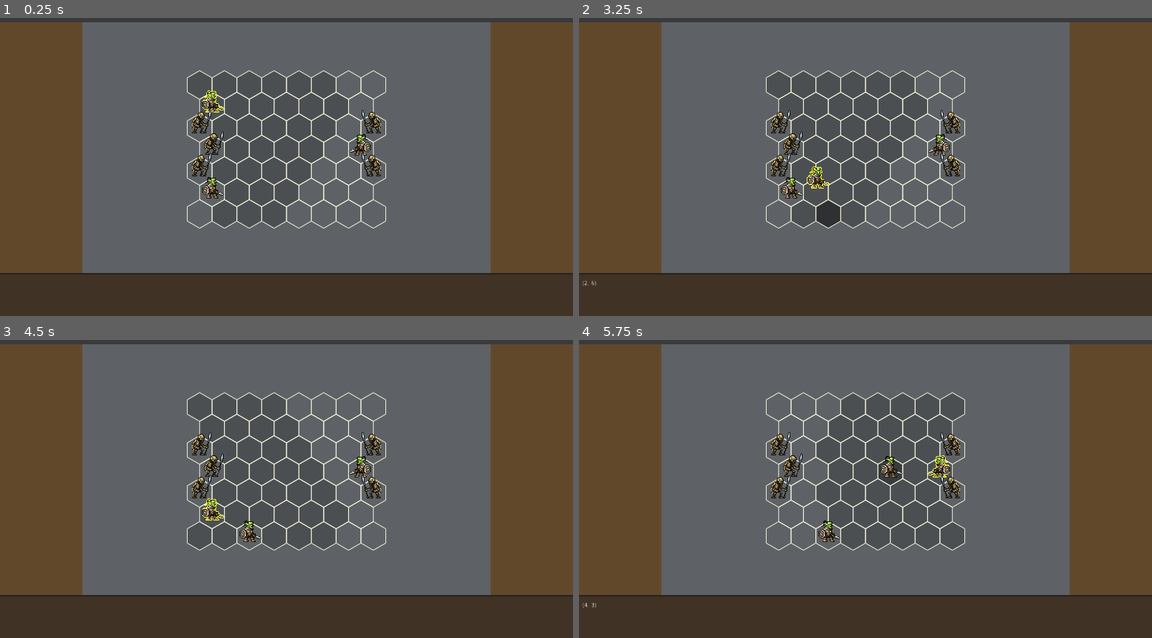
Above: before the commit, frames 1-4 (two rows, left to right).
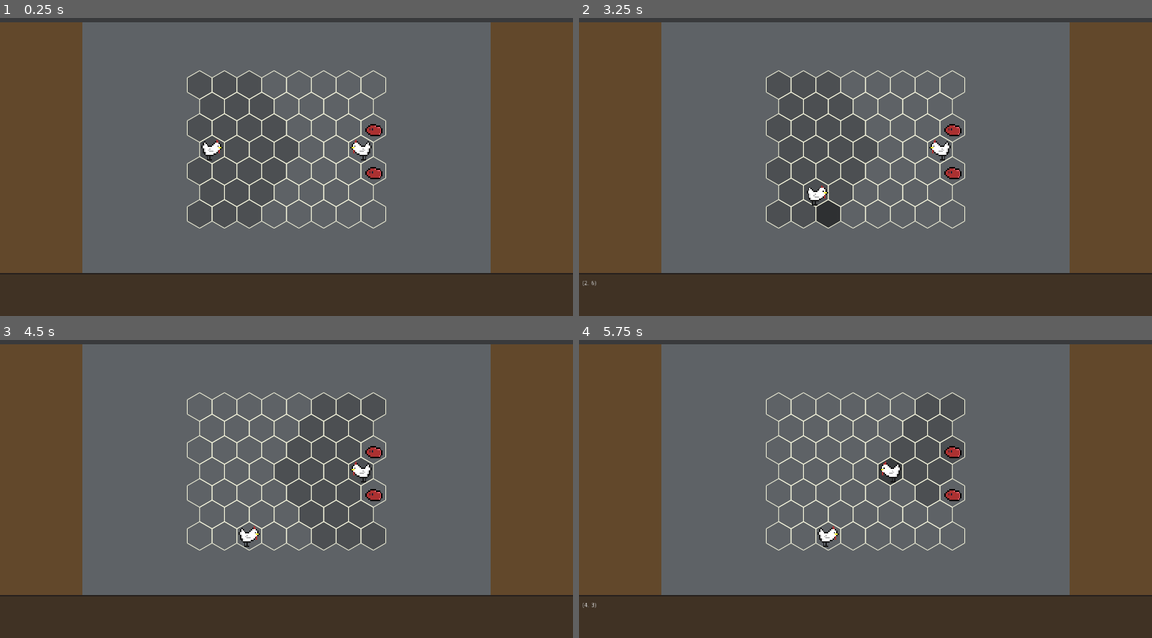
Above: after the commit, the same moments.

Repository: jerome-ceccato/HommLite
Game: Godot game, scene res://combat/CombatScene.tscn
Same seed, same stepped clock (60 frames per second), same inputs: the game is played once before the commit and once after it.
Inputs (mouse positions are in pixels of both pictures, inside the frame that each line leads up to):
- Up to frame 1 (0.25 s): no input
- Up to frame 2 (3.25 s): tap Enter at 0.5, 2 s; move the mouse to (991, 140) at 0.52 s; tap Shift every 0.75 s from 0.6 to 2.85 s; click (991, 140) at 0.67 s; tap Space at 1.25, 2.75 s; move the mouse to (750, 169) at 1.27 s; click (750, 169) at 1.42 s; move the mouse to (922, 83) at 2.02 s; click (922, 83) at 2.17 s; move the mouse to (836, 220) at 2.77 s; click (836, 220) at 2.92 s
- Up to frame 3 (4.5 s): move the mouse to (458, 524) at 3.52 s; tap Shift at 3.6, 4.35 s; click (458, 524) at 3.67 s; tap Enter at 4.25 s; move the mouse to (114, 429) at 4.27 s; click (114, 429) at 4.42 s
- Up to frame 4 (5.75 s): tap Space at 5 s; move the mouse to (894, 477) at 5.02 s; tap Shift at 5.1 s; click (894, 477) at 5.17 s

The runs differ from the first frame. In frame 1, 1.3% of the frame differs, in the area x 33-67%, y 24-61%; in frame 2, 1.4%, in the area x 33-67%, y 30-63%; in frame 3, 1.3%; in frame 4, 1.3%.

Commit message:
new units

Diff:
--- /dev/null
+++ b/hommlite/assets/combat/active_outline.shader
@@ -0,0 +1,34 @@
+shader_type canvas_item;
+render_mode unshaded;
+
+uniform bool Smooth = true;
+uniform float width : hint_range(0.0, 16) = 1.0;
+uniform vec4 outline_color : hint_color = vec4(0.0, 0.0, 0.0, 1.0);
+uniform int pixel_size : hint_range(1, 10) = 4;
+
+void fragment()
+{
+	vec2 unit = (1.0/float(pixel_size) ) / vec2(textureSize(TEXTURE, 0));
+	vec4 pixel_color = texture(TEXTURE, UV);
+	if (pixel_color.a == 0.0) {
+		pixel_color = outline_color;
+		pixel_color.a = 0.0;
+		for (float x = -ceil(width); x <= ceil(width); x++) {
+			for (float y = -ceil(width); y <= ceil(width); y++) {
+				if (texture(TEXTURE, UV + vec2(x*unit.x, y*unit.y)).a == 0.0 || (x==0.0 && y==0.0)) {
+					continue;
+				}
+				if (Smooth) {
+					pixel_color.a += outline_color.a / (pow(x,2)+pow(y,2)) * (1.0-pow(2.0, -width));
+					if (pixel_color.a > 1.0) {
+						pixel_color.a = 1.0;
+					}
+				} else {
+					pixel_color.a = outline_color.a;
+					return
+				}
+			}
+		}
+	}
+	COLOR = pixel_color;
+}
--- a/hommlite/assets/combat/aura.shader
+++ /dev/null
@@ -1,35 +0,0 @@
-shader_type canvas_item;
-render_mode blend_premul_alpha;
-
-// This shader only works properly with premultiplied alpha blend mode.
-uniform float aura_width = 2.0;
-uniform vec4 aura_color: hint_color;
-
-void fragment() {
-	vec4 col = texture(TEXTURE, UV);
-	vec2 ps = TEXTURE_PIXEL_SIZE;
-	float a;
-	float maxa = col.a;
-	float mina = col.a;
-
-	a = texture(TEXTURE, UV + vec2(0.0, -aura_width) * ps).a;
-	maxa = max(a, maxa);
-	mina = min(a, mina);
-
-	a = texture(TEXTURE, UV + vec2(0.0, aura_width) * ps).a;
-	maxa = max(a, maxa);
-	mina = min(a, mina);
-
-	a = texture(TEXTURE, UV + vec2(-aura_width, 0.0) * ps).a;
-	maxa = max(a, maxa);
-	mina = min(a, mina);
-
-	a = texture(TEXTURE, UV + vec2(aura_width, 0.0) * ps).a;
-	maxa = max(a, maxa);
-	mina = min(a, mina);
-
-	col.rgb *= col.a;
-
-	COLOR = col;
-	COLOR.rgb += aura_color.rgb * (maxa - mina);
-}
--- a/hommlite/combat/CombatScene.gd
+++ b/hommlite/combat/CombatScene.gd
@@ -11,17 +11,13 @@
 
 func _ready():
 	left_army = _create_army([
-		UnitFactory.goblin(),
-		UnitFactory.skeleton(),
-		UnitFactory.skeleton(),
-		UnitFactory.skeleton(),
-		UnitFactory.goblin(),
+		UnitFactory.chicken(),
 	])
 
 	right_army = _create_army([
-		UnitFactory.skeleton(),
-		UnitFactory.goblin(),
-		UnitFactory.skeleton(),
+		UnitFactory.blob(),
+		UnitFactory.chicken(),
+		UnitFactory.blob(),
 	])
 
 	battle.setup_battle(left_army, right_army)
--- a/hommlite/combat/data/UnitFactory.gd
+++ b/hommlite/combat/data/UnitFactory.gd
@@ -1,9 +1,9 @@
 class_name UnitFactory
 
 
-static func goblin() -> UnitData:
-	return UnitData.new("gob", 5, 5)
+static func chicken() -> UnitData:
+	return UnitData.new("chicken", 3, 3)
 
 
-static func skeleton() -> UnitData:
-	return UnitData.new("skeleton", 3, 3)
+static func blob() -> UnitData:
+	return UnitData.new("blob", 2, 2)
--- a/hommlite/combat/ui/units/VisibleUnits.gd
+++ b/hommlite/combat/ui/units/VisibleUnits.gd
@@ -9,9 +9,9 @@
 
 func _ready():
 	var shader = ShaderMaterial.new()
-	shader.shader = load("res://assets/combat/aura.shader")
-	shader.set_shader_param("aura_width", 0.5)
-	shader.set_shader_param("aura_color", Color.yellow)
+	shader.shader = load("res://assets/combat/active_outline.shader")
+	shader.set_shader_param("width", 2.0)
+	shader.set_shader_param("outline_color", Color.yellow)
 	active_unit_shader = shader
 
 
@@ -81,8 +81,8 @@
 	vstack.stack = battle_stack
 	vstack.texture = _texture_for_unit(battle_stack.stack.unit)
 	vstack.flip_h = battle_stack.side
-	vstack.scale = Vector2(1.5, 1.5)
-	vstack.offset = Vector2(0, -8)
+	vstack.scale = Vector2(3,3)
+	vstack.offset = Vector2(0,0)
 	add_child(vstack)
 	return vstack
 
Binary file added: hommlite/assets/combat/blob.png
Not shown, changed: hommlite/assets/combat/blob.png.import
Binary file added: hommlite/assets/combat/chicken.png
Not shown, changed: hommlite/assets/combat/chicken.png.import
Binary file removed: hommlite/assets/combat/gob.png
Binary file removed: hommlite/assets/combat/skeleton.png
Not shown, changed: assets/sheet.aseprite
